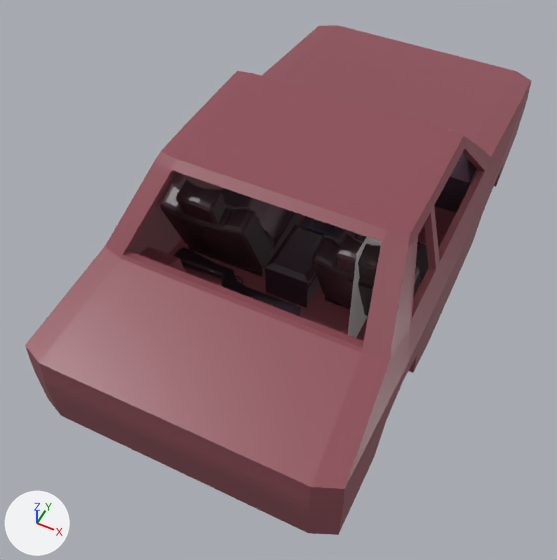
An edit to the glTF model src/assets/models/taxi.gltf, drawn before and after from the same camera.
Rendered twice from a camera (50 mm lens) standing at (2.68, -6.09, 6.42) and looking at (-0.16, -0.4, -0.69). Arrows for +X, +Y and +Z are at lower left; the lights stay in place. Where no turn or scale is listed for an object, it has been applied to the vertices.

In view in the first picture: 'dashBase', 'driverSeat_Back', 'driverSeat_Bottom', 'gun', 'passengerRef', 'passengerSeat_Back', 'passengerSeat_Bottom', 'taxiShell'.
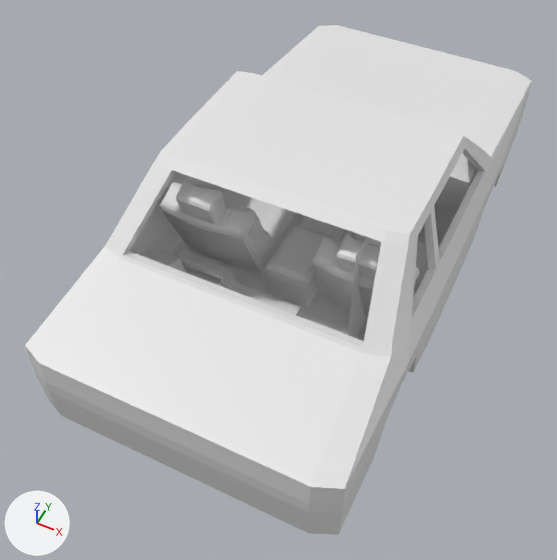
Boxes (x1, y1, x2, y2) around the edits, measured in the pictures (557 x 560 px):
'taxiShell', recoloured (brown to white): (25, 25, 531, 535) in both
'driverSeat_Back', recoloured: (160, 178, 274, 272) in both
'dashBase', recoloured (black to grey): (265, 153, 478, 308) in both
'passengerSeat_Back', recoloured: (312, 233, 420, 316) in both
'driverSeat_Bottom', recoloured: (188, 188, 300, 277) in both
'gun', recoloured (black to grey): (173, 247, 301, 316) in both
'passengerSeat_Bottom', recoloured (black to grey): (325, 234, 428, 309) in both

The change, as a diff of the scene's bpy script:
```diff
--- a/src/assets/models/taxi.gltf.py
+++ b/src/assets/models/taxi.gltf.py
@@ me_cube @@
 me_cube.from_pydata(...)  # 372 vertices, 760 faces; spans x -1.81..1.81, y -3.11..4.18, z -0.95..1.11
-me_cube.materials.append(mat_material)  # picture img_migue_8x
@@ me_cube_001 @@
 me_cube_001.from_pydata(...)  # 144 vertices, 284 faces; spans x -1.0..1.0, y -8.01..1.0, z -3.93..2.28
-me_cube_001.materials.append(mat_material)  # picture img_migue_8x
@@ me_cube_016 @@
 me_cube_016.from_pydata(...)  # 184 vertices, 344 faces; spans x -1.44..1.1, y -0.12..0.32, z -0.07..0.07
-me_cube_016.materials.append(mat_material)  # picture img_migue_8x
@@ me_cube_006 @@
+me_cube_006.from_pydata(...)  # 229 vertices, 450 faces; spans x -0.69..0.69, y -0.23..0.38, z -0.66..1.25
@@ me_cube_004_1 @@
+me_cube_004_1.from_pydata(...)  # 24 vertices, 44 faces; spans x -0.596..0.596, y -0.596..0.737, z -0.33..0.073
@@ ob_passengerseat_bottom @@
-ob_passengerseat_bottom = bpy.data.objects.new('passengerSeat_Bottom', me_cube_003)
+ob_passengerseat_bottom = bpy.data.objects.new('passengerSeat_Bottom', me_cube_004_1)
 ob_passengerseat_bottom.location = (0.97, 0.22, -0.55)
@@ ob_passengerseat_back @@
-ob_passengerseat_back = bpy.data.objects.new('passengerSeat_Back', me_cube_005)
+ob_passengerseat_back = bpy.data.objects.new('passengerSeat_Back', me_cube_006)
 ob_passengerseat_back.location = (0.98, -0.41, -0.25)
```
